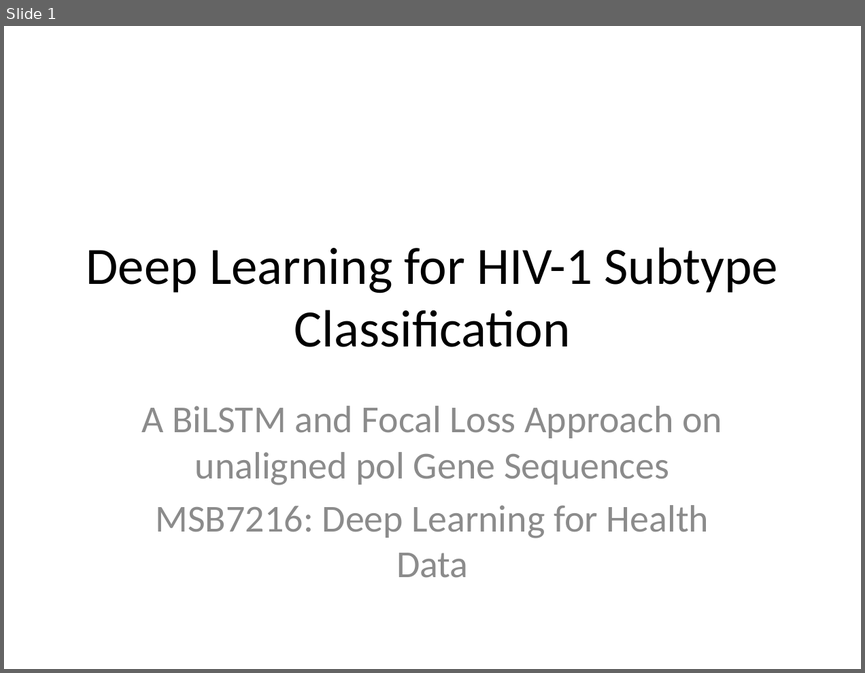
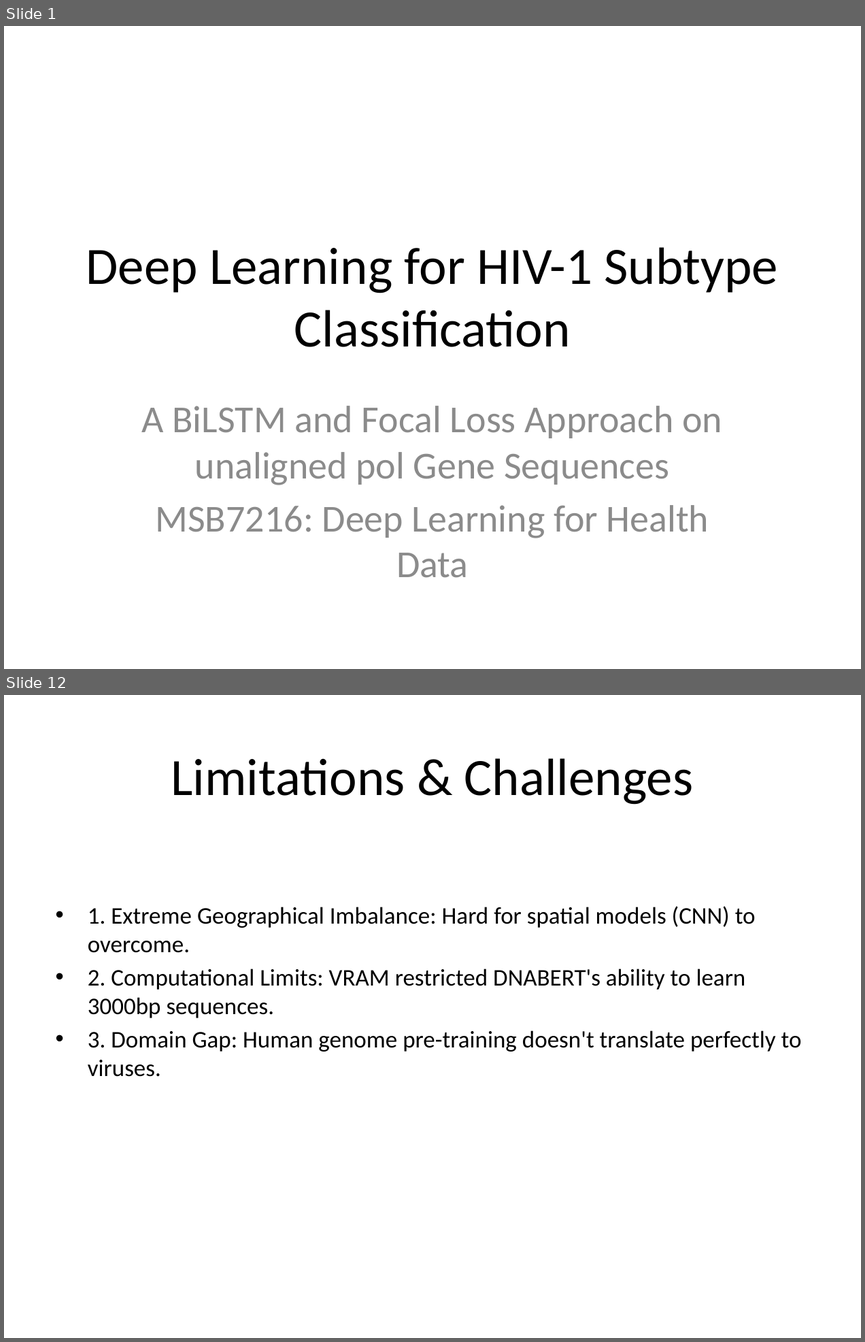
Before and after one commit to JNagawa/HIV_subtype_classifier_DeepLearning, a slide deck: reports/presentation.pptx. Shown one above the other, each under a label of ours: slide 1 before the commit, slides 1 and 12 after it; the slides between them are not shown. The pictures are 865x673 and 865x1342 pixels, drawn with LibreOffice and Linux fonts; fonts in the diff are those of the drawing. Boxes give left, top, right and bottom in pixels: in the first picture for what was removed or moved away, otherwise in the second. Text is boxed around its words. In the diff, an @@ line names an element or a change of style, - is before the commit and + after.

Commit message:
Update reports and slides with exact notebook metrics and Limitations section

```diff
--- a/reports/presentation.pptx
+++ b/reports/presentation.pptx
@@ slide 12 added at (x1=4, y1=695, x2=861, y2=1338), background #FFFFFF @@
@@ title added at (x1=171, y1=758, x2=693, y2=804), 44 pt, text #000000 @@
+Limitations & Challenges
@@ text added at (x1=88, y1=906, x2=802, y2=1076), 20 pt, text #000000 @@
+• 1. Extreme Geographical Imbalance: Hard for spatial models (CNN) to overcome.
+• 2. Computational Limits: VRAM restricted DNABERT's ability to learn 3000bp sequences.
+• 3. Domain Gap: Human genome pre-training doesn't translate perfectly to viruses.
```
Also in this commit, not shown: 12 slides changed, 1 slide removed, 3 other files.
